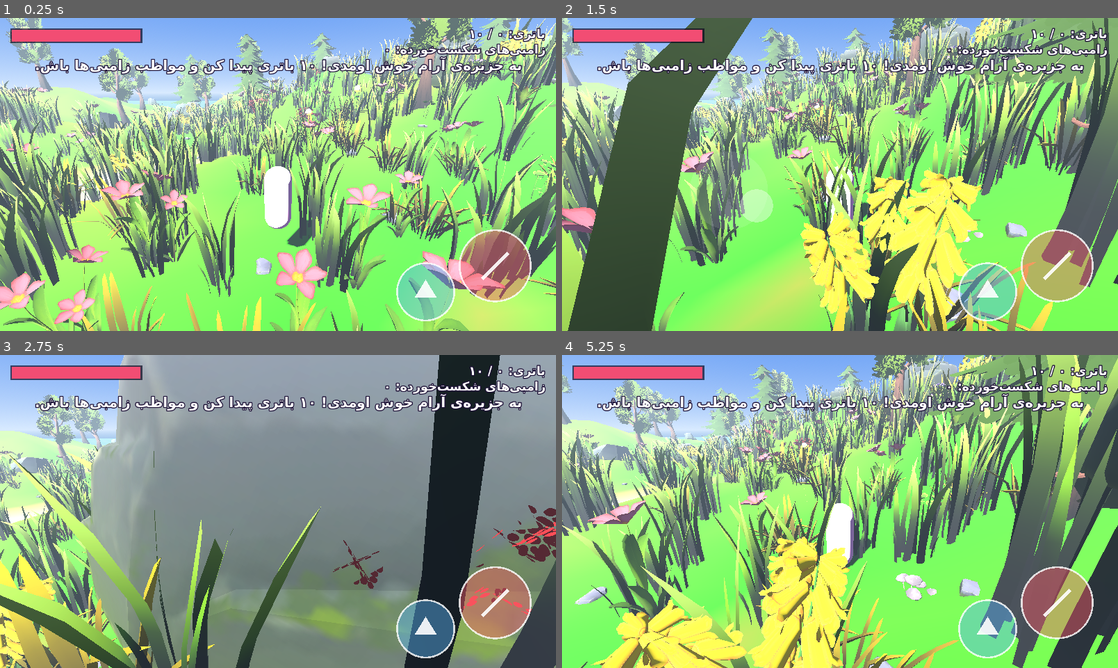
Above: before the commit, frames 1-4 (two rows, left to right).
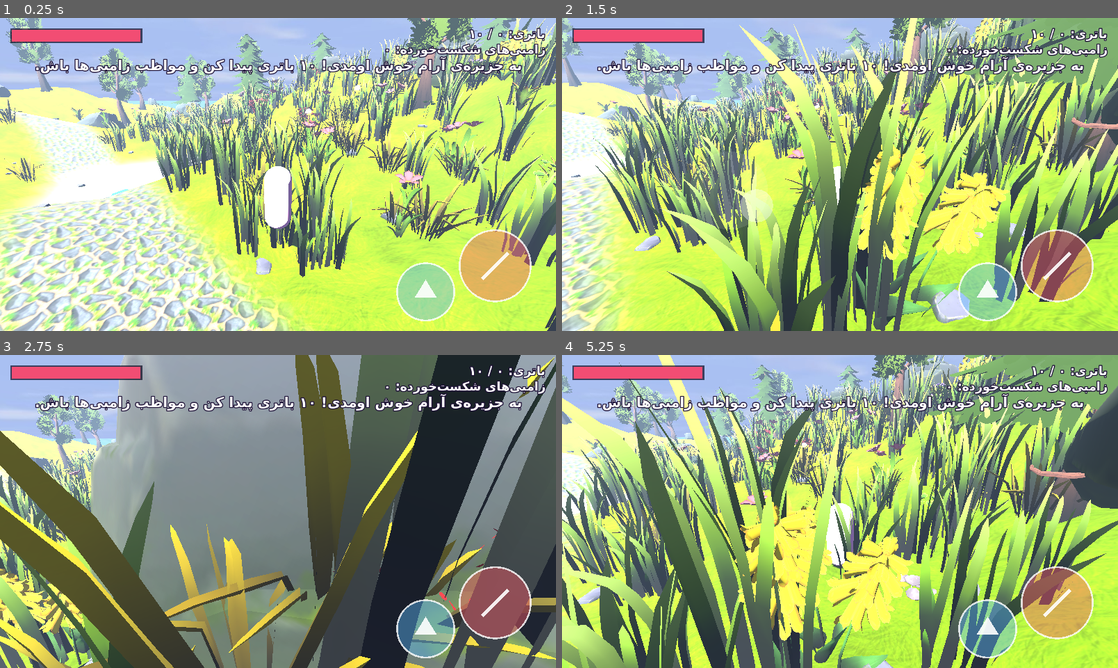
Above: after the commit, the same moments.

Repository: TenTa40/animeworld
Game: Godot game, scene res://scenes/main.tscn
Same seed, same stepped clock (60 frames per second), same inputs: the game is played once before the commit and once after it.
Inputs (mouse positions are in pixels of both pictures, inside the frame that each line leads up to):
- Up to frame 1 (0.25 s): no input
- Up to frame 2 (1.5 s): move the mouse to (962, 158) at 0.52 s; hold D 0.53-1.25 s; tap J at 0.6 s; click (962, 158) at 0.67 s; tap Space at 0.77 s; drag from (728, 190) to (812, 237) at 1.27 s
- Up to frame 3 (2.75 s): move the mouse to (333, 442) at 2.02 s; hold D from 2.03 s (still down); tap J at 2.1 s
- Up to frame 4 (5.25 s): release D at 2.75 s; drag from (812, 574) to (673, 464) at 2.77 s; move the mouse to (1006, 558) at 3.52 s; hold A 3.53-4.25 s; tap J at 3.6, 5.1 s; tap Space at 3.77 s; drag from (673, 464) to (756, 433) at 4.27 s; move the mouse to (867, 511) at 5.02 s; hold S from 5.03 s (still down); click (867, 511) at 5.17 s

The runs differ from the first frame. In frame 1, 68% of the frame differs, in the area x 0-100%, y 0-100%; in frame 2, 71%; in frame 3, 54%; in frame 4, 66%.
Error in both runs: Cannot call method 'get_parent' on a previously freed instance. (res://scripts/util.gd:133)

Commit message:
v4: ground textures, road, sky, roach

Diff:
--- a/scripts/enemy.gd
+++ b/scripts/enemy.gd
@@ -1,7 +1,11 @@
 extends CharacterBody3D
-# Simple zombie: chases the player when close, hits when adjacent. Group "enemy".
+# Simple monster (roach if available, else zombie): chases the player when close, hits when adjacent. Group "enemy".
 
 const TOON = preload("res://scripts/toon.gd")
+const UT = preload("res://scripts/util.gd")
+const ROACH := "res://assets/enemies/roach.glb"
+const ROACH_LENGTH := 1.9
+const ROACH_YAW := 0.0   # extra turn if the roach model faces the wrong way (radians)
 signal died
 
 var hp: int = 3
@@ -13,6 +17,9 @@
 var _mats: Array = []
 var _hit_cd: float = 0.0
 var _kb: Vector3 = Vector3.ZERO
+var _names: Dictionary = {}
+var _cur: String = ""
+var _yaw_off: float = 0.0
 
 func _ready() -> void:
 	add_to_group("enemy")
@@ -26,7 +33,9 @@
 	cs.shape = cap
 	cs.position = Vector3(0, 0.9, 0)
 	add_child(cs)
-	var d: Dictionary = TOON.character(self, "zombieMaleA", 1.85, Color(0.8, 0.95, 0.8))
+	var d: Dictionary = _make_roach()
+	if d.is_empty():
+		d = TOON.character(self, "zombieMaleA", 1.85, Color(0.8, 0.95, 0.8))
 	if d.is_empty():
 		var mi := MeshInstance3D.new()
 		var cm := CapsuleMesh.new()
@@ -42,6 +51,54 @@
 		_mats = d["mats"]
 		if _anim != null:
 			_anim.speed_scale = 0.0
+
+func _make_roach() -> Dictionary:
+	if not ResourceLoader.exists(ROACH):
+		return {}
+	var w: Node3D = UT.place_model(self, ROACH, 0.0, ROACH_LENGTH, 0.0)
+	if w == null:
+		return {}
+	var mats: Array = TOON.outline_existing(w, 0.03, Color(0.32, 0.17, 0.08))
+	var ap: AnimationPlayer = null
+	for n in w.find_children("*", "AnimationPlayer", true, false):
+		ap = n as AnimationPlayer
+		break
+	if ap != null:
+		for an in ap.get_animation_list():
+			var low: String = String(an).to_lower()
+			if low == "reset":
+				continue
+			var kind: String = ""
+			if low.contains("walk") or low.contains("run") or low.contains("move"):
+				kind = "walk"
+			elif low.contains("idle") or low.contains("stand"):
+				kind = "idle"
+			elif low.contains("attack1"):
+				kind = "attack"
+			elif low.contains("attack") and not _names.has("attack"):
+				kind = "attack"
+			if kind != "" and not _names.has(kind):
+				_names[kind] = an
+				if kind != "attack":
+					ap.get_animation(an).loop_mode = Animation.LOOP_LINEAR
+		if _names.is_empty():
+			var first: String = ""
+			for an2 in ap.get_animation_list():
+				if String(an2).to_lower() != "reset":
+					first = String(an2)
+					break
+			if first != "":
+				_names["walk"] = first
+				ap.get_animation(first).loop_mode = Animation.LOOP_LINEAR
+	_yaw_off = ROACH_YAW
+	return {"model": w, "anim": ap, "mats": mats}
+
+func _play(kind: String) -> void:
+	if _anim == null or not _names.has(kind) or _cur == kind:
+		return
+	_cur = kind
+	_anim.speed_scale = 1.0
+	_anim.play(String(_names[kind]), 0.15)
 
 func _physics_process(delta: float) -> void:
 	if dead:
@@ -59,16 +116,27 @@
 		if dist < 22.0 and dist > 1.1:
 			want = to.normalized() * 2.7
 		if dist > 0.1 and _model != null and dist < 22.0:
-			_model.rotation.y = lerp_angle(_model.rotation.y, atan2(to.x, to.z), minf(1.0, 8.0 * delta))
+			_model.rotation.y = lerp_angle(_model.rotation.y, atan2(to.x, to.z) + _yaw_off, minf(1.0, 8.0 * delta))
 		if dist < 1.6 and _hit_cd <= 0.0:
 			_hit_cd = 1.1
+			if _names.has("attack"):
+				_cur = ""
+				_play("attack")
 			player.take_damage(12.0)
 	_kb = _kb.move_toward(Vector3.ZERO, 20.0 * delta)
 	velocity.x = want.x + _kb.x
 	velocity.z = want.z + _kb.z
 	move_and_slide()
 	if _anim != null:
-		_anim.speed_scale = 1.0 if want.length() > 0.1 else 0.0
+		if _names.is_empty():
+			_anim.speed_scale = 1.0 if want.length() > 0.1 else 0.0
+		elif _hit_cd < 0.6 or not _names.has("attack"):
+			if want.length() > 0.1:
+				_play("walk")
+			elif _names.has("idle"):
+				_play("idle")
+			else:
+				_anim.speed_scale = 0.0
 
 func take_hit(dir: Vector3) -> void:
 	if dead:
@@ -76,13 +144,25 @@
 	hp -= 1
 	_kb = dir * 9.0
 	for m in _mats:
-		(m as ShaderMaterial).set_shader_parameter("emission_color", Color(1, 0.2, 0.2))
-		(m as ShaderMaterial).set_shader_parameter("emission_energy", 2.0)
-		var tw := create_tween()
-		tw.tween_property(m, "shader_parameter/emission_energy", 0.0, 0.3)
+		_flash(m)
 	if hp <= 0:
 		dead = true
 		died.emit()
 		var tw2 := create_tween()
 		tw2.tween_property(self, "scale", Vector3(0.01, 0.01, 0.01), 0.4)
 		tw2.tween_callback(queue_free)
+
+func _flash(m) -> void:
+	if m is ShaderMaterial:
+		var sm: ShaderMaterial = m as ShaderMaterial
+		sm.set_shader_parameter("emission_color", Color(1, 0.2, 0.2))
+		sm.set_shader_parameter("emission_energy", 2.0)
+		var tw := create_tween()
+		tw.tween_property(sm, "shader_parameter/emission_energy", 0.0, 0.3)
+	elif m is BaseMaterial3D:
+		var bm: BaseMaterial3D = m as BaseMaterial3D
+		bm.emission_enabled = true
+		bm.emission = Color(1, 0.2, 0.2)
+		bm.emission_energy_multiplier = 2.0
+		var tw2 := create_tween()
+		tw2.tween_property(bm, "emission_energy_multiplier", 0.0, 0.3)
--- a/scripts/nature.gd
+++ b/scripts/nature.gd
@@ -138,6 +138,8 @@
 		var h: float = world.height(x, z)
 		if h < float(cat["hmin"]) or h > float(cat["hmax"]):
 			continue
+		if ci != 7 and world.road_weight(x, z, h) > 0.2:
+			continue
 		var nrm: Vector3 = Vector3(world.height(x - 1.0, z) - world.height(x + 1.0, z), 2.0, world.height(x, z - 1.0) - world.height(x, z + 1.0)).normalized()
 		if nrm.y < min_cos:
 			continue
--- a/scripts/toon.gd
+++ b/scripts/toon.gd
@@ -54,3 +54,29 @@
 	var mats: Array = apply_outline(w, 0.03, base)
 	var ap: AnimationPlayer = UT.play_first_anim(w)
 	return {"model": w, "anim": ap, "mats": mats}
+
+# Outline for a model that keeps its own materials. Surfaces without a texture
+# get a toon colour (fallback). Returns every material that can flash.
+static func outline_existing(root: Node3D, thickness_world: float, fallback: Color) -> Array:
+	var out: Array = []
+	for n in root.find_children("*", "MeshInstance3D", true, false):
+		var mi: MeshInstance3D = n as MeshInstance3D
+		if mi == null or mi.mesh == null:
+			continue
+		var sc: float = mi.global_transform.basis.get_scale().x
+		if sc < 0.0001:
+			sc = 1.0
+		for i in range(mi.mesh.get_surface_count()):
+			var mat: Material = mi.get_active_material(i)
+			var bm: BaseMaterial3D = mat as BaseMaterial3D
+			if bm != null and bm.albedo_texture != null:
+				var d: BaseMaterial3D = bm.duplicate() as BaseMaterial3D
+				d.next_pass = outline(thickness_world / sc)
+				mi.set_surface_override_material(i, d)
+				out.append(d)
+			else:
+				var t: ShaderMaterial = mat(fallback)
+				t.next_pass = outline(thickness_world / sc)
+				mi.set_surface_override_material(i, t)
+				out.append(t)
+	return out
--- a/scripts/world.gd
+++ b/scripts/world.gd
@@ -120,7 +120,7 @@
 	var mesh: ArrayMesh = st.commit()
 	var mi := MeshInstance3D.new()
 	mi.mesh = mesh
-	mi.material_override = TOON.mat(Color(1, 1, 1), null, true)
+	mi.material_override = _terrain_material()
 	add_child(mi)
 	var body := StaticBody3D.new()
 	body.collision_layer = 1
@@ -128,6 +128,58 @@
 	cs.shape = mesh.create_trimesh_shape()
 	body.add_child(cs)
 	add_child(body)
+
+func _tex_mip(path: String) -> Texture2D:
+	if not ResourceLoader.exists(path):
+		return null
+	var t: Texture2D = load(path) as Texture2D
+	if t == null:
+		return null
+	var img: Image = t.get_image()
+	if img == null:
+		return t
+	if img.is_compressed():
+		img.decompress()
+	img.generate_mipmaps()
+	return ImageTexture.create_from_image(img)
+
+# winding dirt/stone road across the island
+func road_weight(x: float, z: float, h: float) -> float:
+	if h < 1.0:
+		return 0.0
+	var cz: float = 14.0 * sin(x * 0.04) + 6.0 * sin(x * 0.11 + 1.0)
+	var sl: float = 14.0 * 0.04 * cos(x * 0.04) + 6.0 * 0.11 * cos(x * 0.11 + 1.0)
+	var d: float = absf(z - cz) / sqrt(1.0 + sl * sl)
+	d += noise.get_noise_2d(x * 0.5 + 300.0, z * 0.5) * 1.0
+	return 1.0 - smoothstep(1.6, 2.6, d)
+
+func _build_splat() -> ImageTexture:
+	var n: int = 256
+	var img := Image.create(n, n, false, Image.FORMAT_RGBA8)
+	for j in range(n):
+		for i in range(n):
+			var x: float = -HALF + (float(i) + 0.5) / float(n) * HALF * 2.0
+			var z: float = -HALF + (float(j) + 0.5) / float(n) * HALF * 2.0
+			var h: float = height(x, z)
+			var road: float = road_weight(x, z, h)
+			var rock: float = smoothstep(9.0, 11.0, h)
+			var sand: float = 1.0 - smoothstep(0.6, 1.5, h)
+			var fo: float = clampf((forest(x, z) - 0.45) * 1.6, 0.0, 1.0)
+			img.set_pixel(i, j, Color(road, rock, sand, fo))
+	return ImageTexture.create_from_image(img)
+
+func _terrain_material() -> Material:
+	var g: Texture2D = _tex_mip("res://assets/ground/grass.jpg")
+	var st: Texture2D = _tex_mip("res://assets/ground/stones.jpg")
+	if g == null or st == null:
+		return TOON.mat(Color(1, 1, 1), null, true)
+	var m := ShaderMaterial.new()
+	m.shader = load("res://shaders/terrain.gdshader") as Shader
+	m.set_shader_parameter("grass_tex", g)
+	m.set_shader_parameter("stone_tex", st)
+	m.set_shader_parameter("splat_tex", _build_splat())
+	m.set_shader_parameter("half_size", HALF)
+	return m
 
 func _build_water() -> void:
 	var mi := MeshInstance3D.new()
@@ -208,6 +260,10 @@
 	sky_m.ground_bottom_color = Color(0.55, 0.72, 0.9)
 	var sky := Sky.new()
 	sky.sky_material = sky_m
+	if ResourceLoader.exists("res://assets/sky/day.jpg"):
+		var pm := PanoramaSkyMaterial.new()
+		pm.panorama = load("res://assets/sky/day.jpg") as Texture2D
+		sky.sky_material = pm
 	var env := Environment.new()
 	env.background_mode = Environment.BG_SKY
 	env.sky = sky
@@ -215,7 +271,7 @@
 	env.ambient_light_color = Color(0.55, 0.6, 0.9)
 	env.ambient_light_energy = 0.75
 	env.fog_enabled = true
-	env.fog_light_color = Color(0.8, 0.9, 1.0)
+	env.fog_light_color = Color(0.72, 0.84, 1.0)
 	env.fog_density = 0.011
 	var we := WorldEnvironment.new()
 	we.environment = env
--- /dev/null
+++ b/shaders/terrain.gdshader
@@ -0,0 +1,47 @@
+shader_type spatial;
+render_mode cull_back;
+
+uniform sampler2D grass_tex : source_color, repeat_enable, filter_linear_mipmap;
+uniform sampler2D stone_tex : source_color, repeat_enable, filter_linear_mipmap;
+// R = road, G = rock (altitude), B = sand, A = forest darkness
+uniform sampler2D splat_tex : filter_linear, repeat_disable;
+uniform float half_size = 96.0;
+uniform float grass_scale = 0.16;
+uniform float stone_scale = 0.2;
+uniform vec3 grass_tint = vec3(1.0, 1.0, 1.0);
+uniform vec4 sand_color : source_color = vec4(0.93, 0.84, 0.58, 1.0);
+uniform float shade_threshold = 0.12;
+
+varying vec3 wpos;
+varying vec3 wnrm;
+
+void vertex() {
+	wpos = (MODEL_MATRIX * vec4(VERTEX, 1.0)).xyz;
+	wnrm = normalize((MODEL_MATRIX * vec4(NORMAL, 0.0)).xyz);
+}
+
+vec3 grass_at(vec2 p) {
+	vec3 a = texture(grass_tex, p * grass_scale).rgb;
+	vec3 b = texture(grass_tex, p * grass_scale * 0.37 + vec2(0.37, 0.11)).rgb;
+	return mix(a, b, 0.4);
+}
+
+void fragment() {
+	vec4 sp = texture(splat_tex, (wpos.xz + vec2(half_size)) / (2.0 * half_size));
+	vec3 g = grass_at(wpos.xz) * grass_tint;
+	vec3 s = texture(stone_tex, wpos.xz * stone_scale).rgb;
+	float slope = 1.0 - smoothstep(0.62, 0.80, wnrm.y);
+	float rock = clamp(max(slope, sp.g), 0.0, 1.0);
+	vec3 col = mix(g, g * vec3(0.55, 0.78, 0.5), sp.a);
+	col = mix(col, s * vec3(1.05, 0.97, 0.88), sp.r);
+	col = mix(col, s * vec3(0.72, 0.76, 0.85), rock);
+	col = mix(col, sand_color.rgb, sp.b);
+	ALBEDO = col;
+	ROUGHNESS = 1.0;
+}
+
+void light() {
+	float nl = dot(NORMAL, LIGHT);
+	float band = smoothstep(shade_threshold - 0.03, shade_threshold + 0.03, nl);
+	DIFFUSE_LIGHT += LIGHT_COLOR * ATTENUATION * band;
+}
Binary file added: assets/ground/grass.jpg
Binary file added: assets/ground/stones.jpg
Not shown, added: assets/sky/LICENSE.txt
Binary file added: assets/sky/day.jpg
Binary file added: assets/sky/morning.jpg
Binary file added: assets/sky/night.jpg
Not shown, added: tools/.gdignore
Not shown, added: tools/Roach.blend
